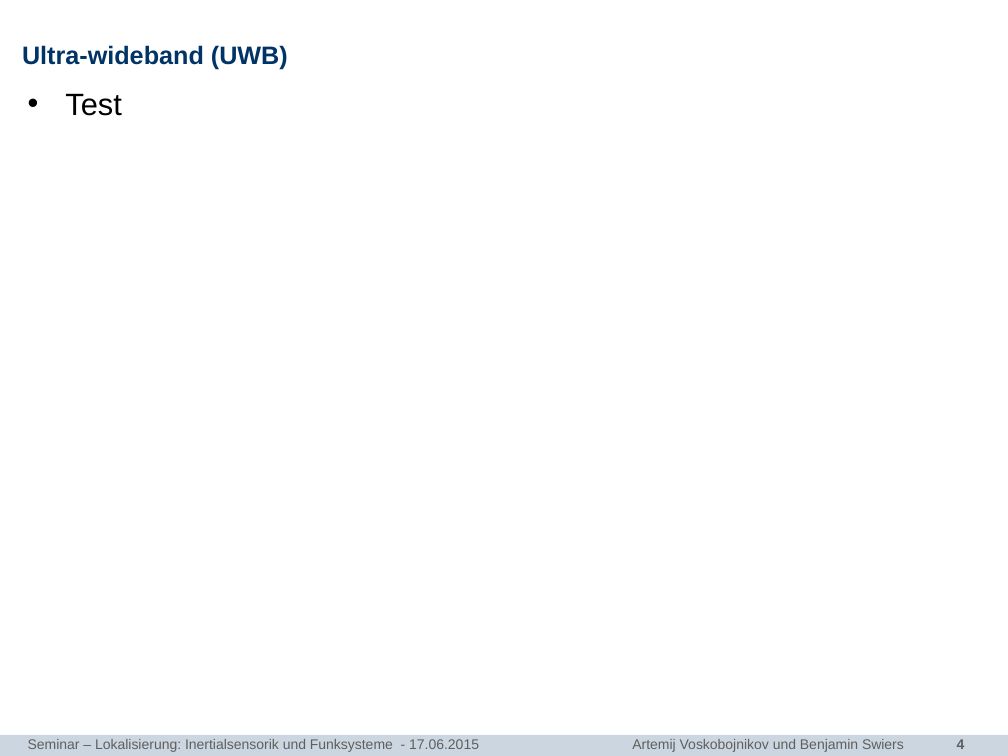
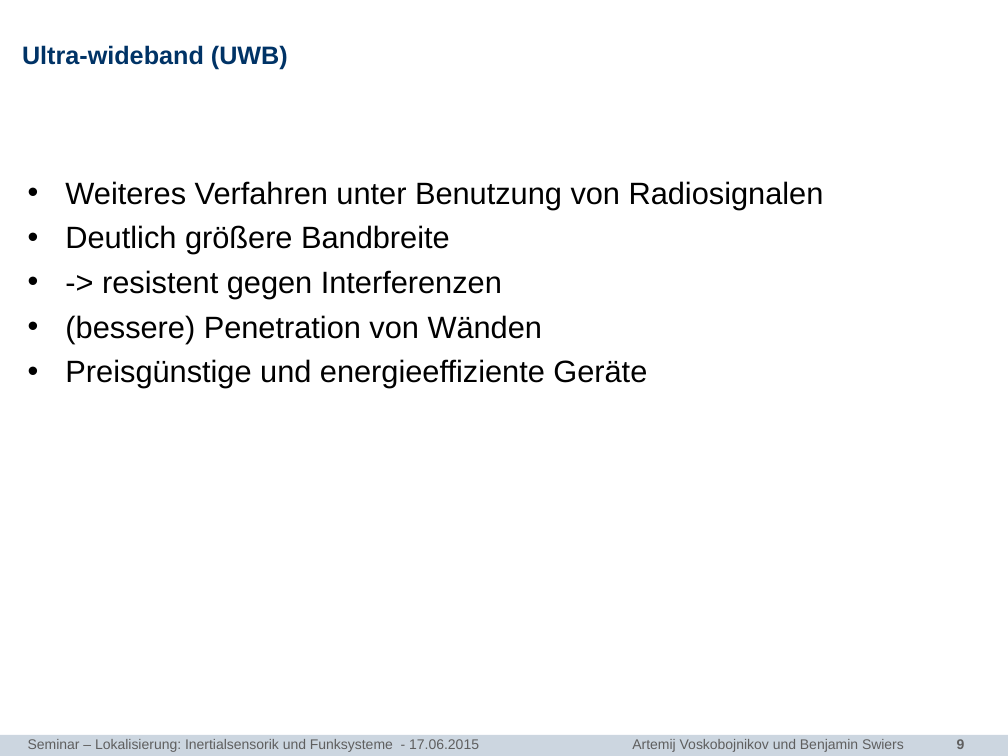
Before and after one commit to bennySwiers/Ausarbeitung-Seminar-TI, a slide deck: slide 9 of Vortrag/Seminar_TI_Sensorlose_Lokalisierung.pptx (slide 4 before the commit). Drawn at 1008x756 pixels with LibreOffice and Linux fonts; fonts in the diff are those of the drawing; background and template pictures are left out. Boxes give left, top, right and bottom in pixels: in the first picture for what was removed or moved away, otherwise in the second. Text is boxed around its words. In the diff, an @@ line names an element or a change of style, - is before the commit and + after.

```diff
--- a/Vortrag/Seminar_TI_Sensorlose_Lokalisierung.pptx
+++ b/Vortrag/Seminar_TI_Sensorlose_Lokalisierung.pptx
@@ text at <box>65,181,824,388</box>: text changed @@
-• Test
+• Weiteres Verfahren unter Benutzung von Radiosignalen
+• Deutlich größere Bandbreite
+• -> resistent gegen Interferenzen
+• (bessere) Penetration von Wänden
+• Preisgünstige und energieeffiziente Geräte
@@ page number at <box>957,739,965,749</box>: text changed @@
-4
+9
```
Also in this commit, not shown: 7 other slides changed, 6 slides added.
